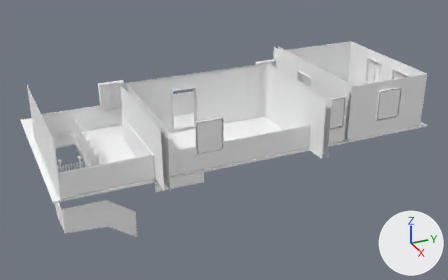
An edit to the FBX model Editor/Assets/IronWrought/Mesh/Environment/Cabin_Level/Cabin_lv2.fbx, drawn before and after from the same camera.
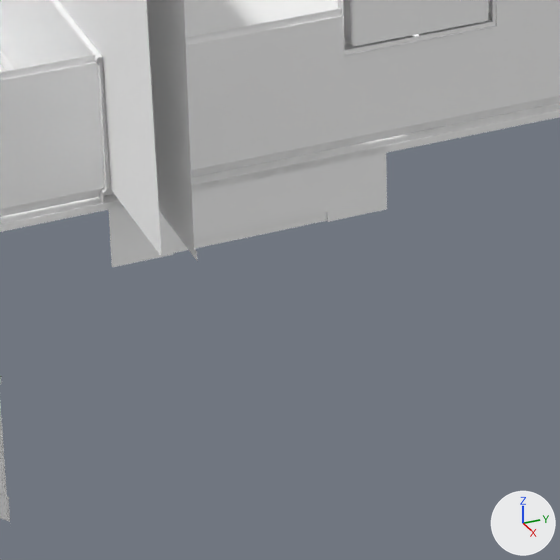
There are two pictures of each version: one whole from a camera (50 mm lens) standing at (19.92, -19.11, 13.62) and looking at (-3.46, -8.59, 1.93), one close up on the part from 30% to 52% of the width and 52% to 87% of the height. Arrows for +X, +Y and +Z are at lower right; the lights stay in place. Where no turn or scale is listed for an object, it has been applied to the vertices. Vertices at the same position are counted once.

Objects in the first close-up: 'cabin_lv2'.
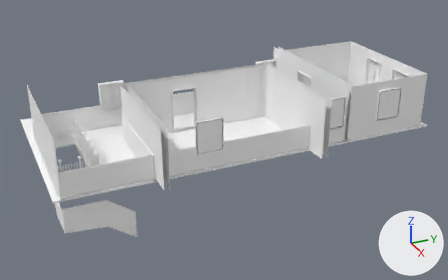
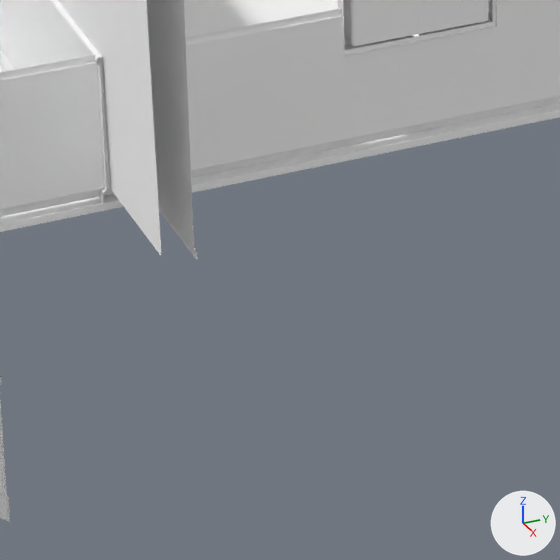
Edits to the scene script, one JSON object a line:
```json
{"block": "me_mesh", "where": "me_mesh.from_pydata(...)  # 7245 vertices, 5913 faces; spans x -8.2..1.0, y -16.8..0.0, z -0.1..5.0"}
{"block": "me_mesh", "where": "# used by ob_cabin_lv2; location = (0.0, 0.0, 0.0)"}
{"block": "me_mesh", "change": "me_mesh part 1: the loose piece of 28 vertices spanning x 0.0, y -13.0..-11.0, z 2.0..2.5 is deleted"}
```

Boxes [x1, y1, x2, y2] around the edits, measured in the close-ups (560 x 560 px):
```json
{"part": 1, "of": "me_mesh", "change": "deleted", "before": [108, 146, 387, 267]}
```
